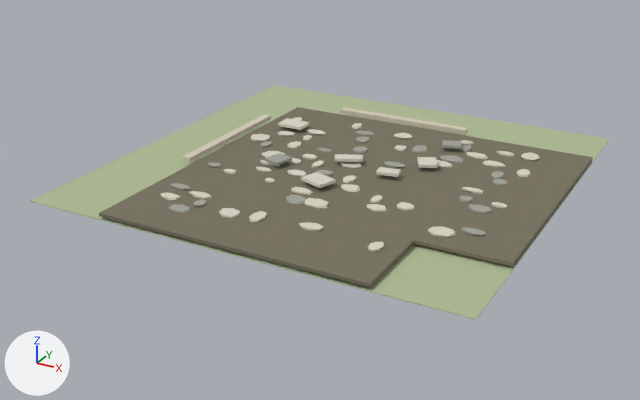
The glTF model frontend/public/assets/buildings/roads/common_road/common_road_corner_es_damaged.glb, before and after one commit.
Both versions are drawn from a 50 mm lens placed at (3.17, -6.21, 2.76), pointed at (-0.12, -0.22, -0.24). Lighting does not change. The marker at lower left points along +X, +Y and +Z. The first picture is the older version. Where no turn or scale is listed for an object, it has been applied to the vertices. Vertices at exactly the same position are counted once.

Names of what the first picture shows: 'SM_road_connected_surface.098', 'SM_road_grass_tile.098', 'SM_shoulder_edge.092', 'SM_shoulder_edge.093' and 67 more.
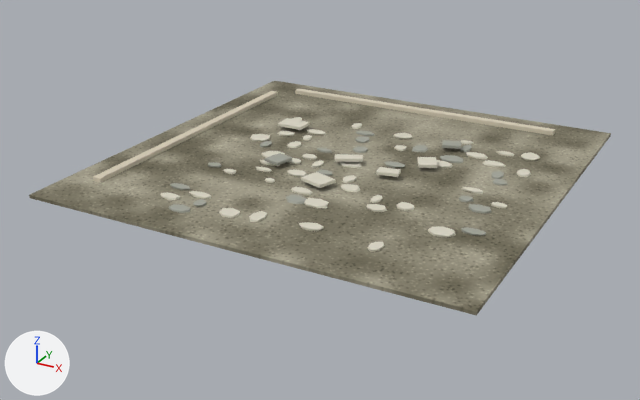
The change, as a diff of the scene's bpy script:
```diff
--- a/frontend/public/assets/buildings/roads/common_road/common_road_corner_es_damaged.glb.py
+++ b/frontend/public/assets/buildings/roads/common_road/common_road_corner_es_damaged.glb.py
@@ mat_mat_common_road_surface @@
 n2 = _N.new('ShaderNodeTexImage'); n2.name = 'Image Texture'
 n2.image = img_common_road_surface
-n3 = _N.new('ShaderNodeUVMap'); n3.name = 'UV Map'
-n3.uv_map = 'UVMap.-01'
 _L.new(n0.outputs[0], n1.inputs[0])  # 'BSDF' to 'Surface'
 _L.new(n2.outputs[0], n0.inputs[0])  # 'Color' to 'Base Color'
-_L.new(n3.outputs[0], n2.inputs[0])  # 'UV' to 'Vector'
@@ me_sm_road_connected_surface_098 @@
 # used by ob_sm_road_connected_surface_098; location = (0.0, 0.0, 0.0)
-me_sm_road_connected_surface_098.from_pydata(...)  # 16 vertices, 28 faces; spans x -1.1..1.8, y -1.8..1.1, z 0.03..0.05
+me_sm_road_connected_surface_098.from_pydata(...)  # 8 vertices, 12 faces; spans x -1.8..1.8, y -1.8..1.8, z 0.03..0.05
+# me_sm_road_connected_surface_098 part 1: the whole mesh is rebuilt
 me_sm_road_connected_surface_098.materials.append(mat_mat_common_road_surface)
@@ me_cube_1173 @@
 # used by ob_sm_shoulder_edge_093; location = (0.0, 1.17, 0.073)
-me_cube_1173.from_pydata(...)  # 8 vertices, 12 faces; spans x -0.64..0.64, y -0.038..0.038, z -0.019..0.019
+me_cube_1173.from_pydata(...)  # 8 vertices, 12 faces; spans x -1.35..1.35, y -0.038..0.038, z -0.019..0.019
+# me_cube_1173 part 2: the whole mesh is scaled about its middle by (2.11, 1, 1)
 me_cube_1173.materials.append(mat_mat_common_road_edge)
@@ ob_sm_road_grass_tile_098 @@
-ob_sm_road_grass_tile_098 = bpy.data.objects.new('SM_road_grass_tile.098', me_cube_1171)
-ob_sm_road_grass_tile_098.location = (0.0, 0.0, 0.002)
@@ ob_sm_shoulder_edge_093 @@
 ob_sm_shoulder_edge_093 = bpy.data.objects.new('SM_shoulder_edge.093', me_cube_1173)
-ob_sm_shoulder_edge_093.location = (0.0, 1.17, 0.073)
+ob_sm_shoulder_edge_093.location = (0.0, 1.521, 0.073)
```

Boxes (x1, y1, x2, y2) around the edits, measured in the pictures (640 x 400 px):
'SM_road_connected_surface.098', surface changed, reshaped (18% wider, 30% taller): before (99, 107, 593, 287); after (29, 80, 611, 315)
'SM_road_grass_tile.098', deleted: before (30, 85, 610, 320)
'SM_shoulder_edge.093', moved, rescaled (102% wider, 78% taller): before (340, 108, 468, 134); after (295, 89, 555, 136)
